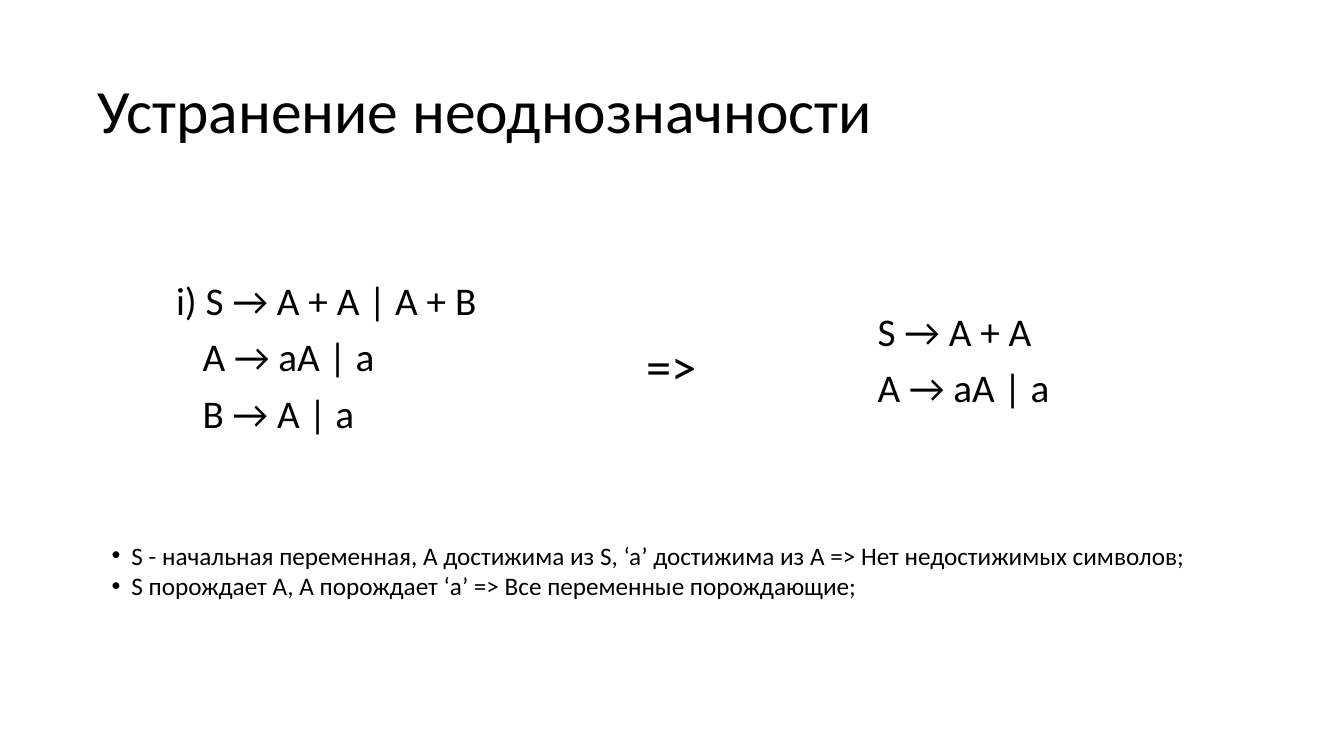
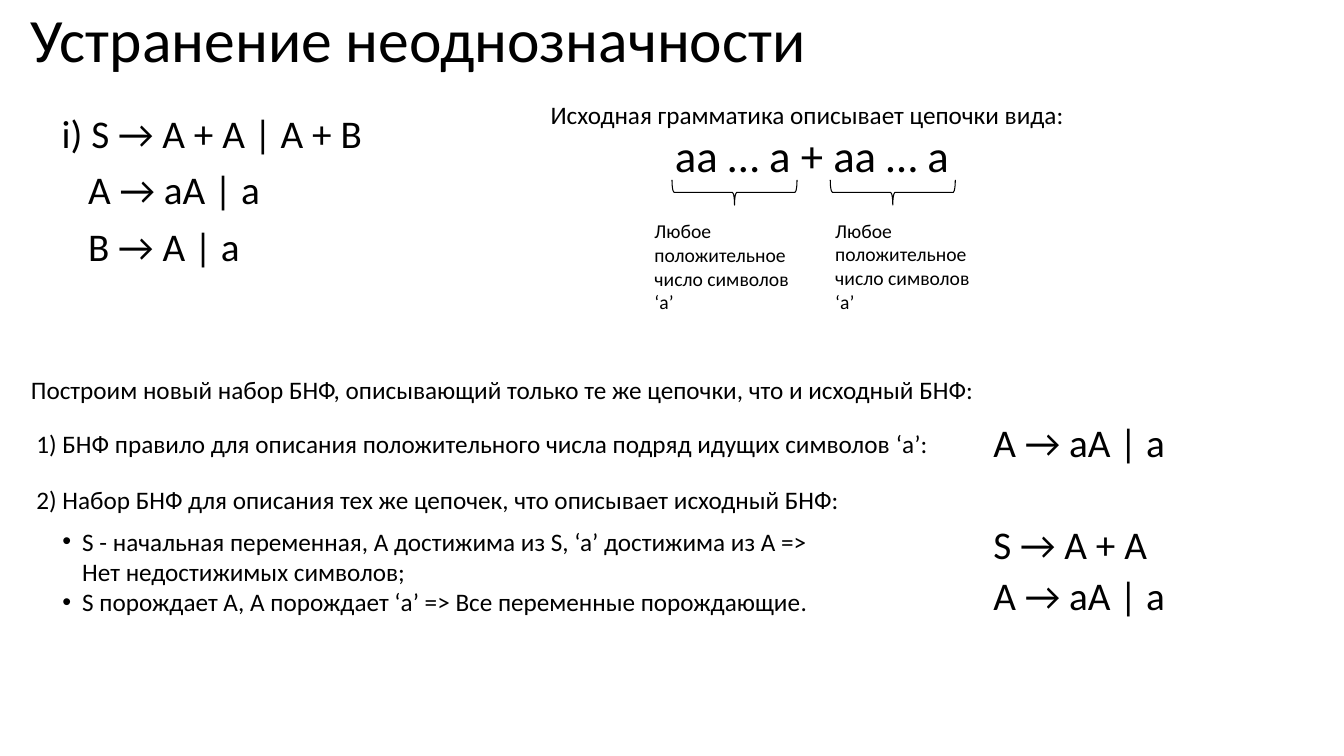
Before and after one commit to goddamnteam/korzun, a slide deck: slide 11 of task6.pptx (slide 10 before the commit). Drawn at 1344x756 pixels with LibreOffice and Linux fonts; fonts in the diff are those of the drawing. Boxes give left, top, right and bottom in pixels: in the first picture for what was removed or moved away, otherwise in the second. Text is boxed around its words. In the diff, an @@ line names an element or a change of style, - is before the commit and + after.

```diff
--- a/task6.pptx
+++ b/task6.pptx
@@ title "Устранение неоднозначности": place and size @@
-title "Устранение неоднозначности" at (97,93,872,143)
+title "Устранение неоднозначности" at (31,22,806,72)
@@ text "i) S → A + ...": place and size @@
-text "i) S → A + ..." at (176,286,476,429)
+text "i) S → A + ..." at (62,119,362,262)
@@ text added at (551,107,1064,128), 18 pt, text #000000 @@
+Исходная грамматика описывает цепочки вида:
@@ text added at (675,150,948,173), 32 pt, text #000000 @@
+aa … a + aa … a
@@ right brace added at (672,180,797,205), outline #000000 0.75 pt @@
@@ right brace added at (830,180,955,205), outline #000000 0.75 pt @@
@@ text added at (654,224,788,309), 14 pt, text #000000 @@
+Любое положительное число символов ‘a’
@@ text added at (835,224,969,309), 14 pt, text #000000 @@
+Любое положительное число символов ‘a’
@@ text removed at (641,331,703,391) @@
-=>
@@ text added at (31,382,973,403), 18 pt, text #000000 @@
+Построим новый набор БНФ, описывающий только те же цепочки, что и исходный БНФ:
@@ text added at (36,434,927,457), 18 pt, text #000000 @@
+1) БНФ правило для описания положительного числа подряд идущих символов ‘a’:
@@ text added at (993,432,1165,458), 28 pt, text #000000 @@
+  A → aA | a
@@ text added at (36,490,839,513), 18 pt, text #000000 @@
+2) Набор БНФ для описания тех же цепочек, что описывает исходный БНФ:
@@ text "S - начальная переменная, А ...": place and size @@
-text "S - начальная переменная, А ..." at (131,547,1184,599)
+text "S - начальная переменная, А ..." at (82,533,807,615)
@@ text "S → A + A": place and size @@
-text "S → A + A" at (878,320,1050,403)
+text "S → A + A" at (993,533,1165,611)
@@ text "S → A + A" at (993,533,1165,611): line spacing 0.9 to 0.8 @@
@@ text at (82,593,807,615): text changed @@
-• S порождает A, A порождает ‘а’ => Все переменные порождающие;
+• S порождает A, A порождает ‘а’ => Все переменные порождающие.
```
Also in this commit, not shown: 3 other slides changed, 1 slide added.
